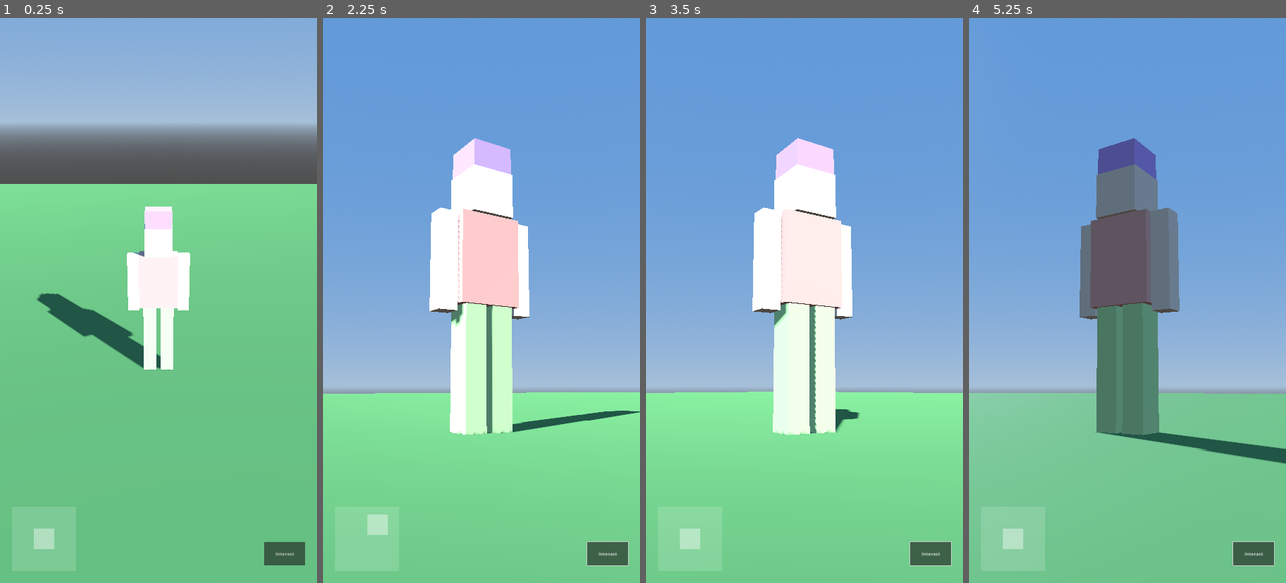
Above: before the commit, frames 1-4 (left to right).
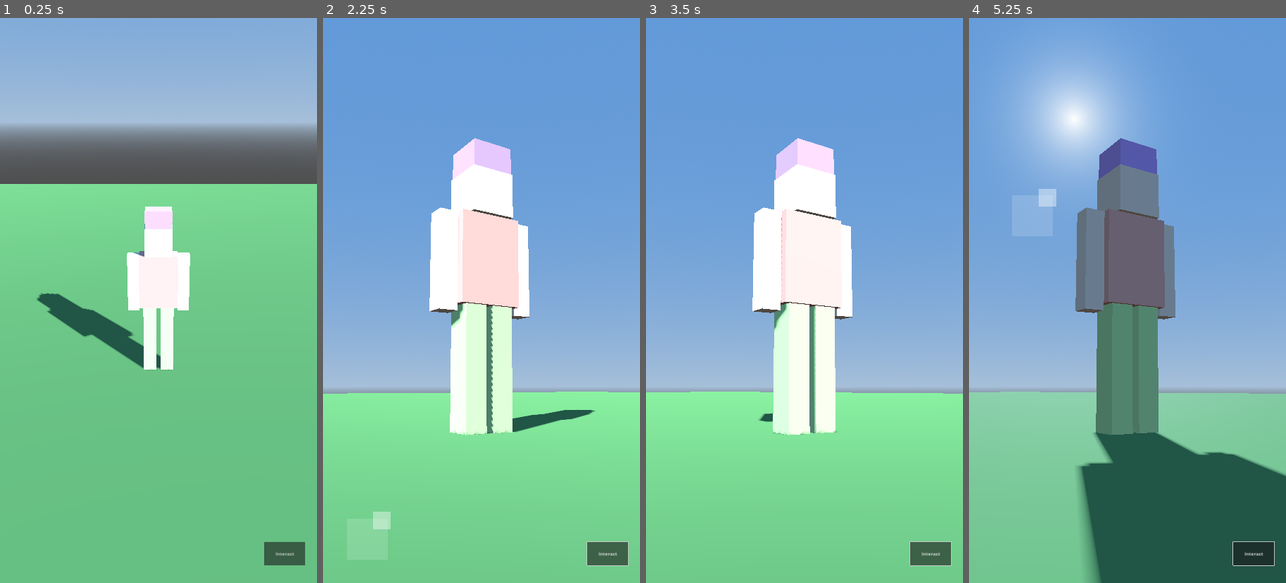
Above: after the commit, the same moments.

Repository: parpocel/Gra
Game: Godot game, scene res://scenes/World.tscn
Two runs of this game, one before a commit and one after it. Both use one fixed random seed, a clock stepped at 60 frames per second and the inputs below.
Inputs (mouse positions are in pixels of both pictures, inside the frame that each line leads up to):
- Up to frame 1 (0.25 s): no input
- Up to frame 2 (2.25 s): click "Interact" at 0.5 s; tap Enter at 1.25 s; drag from (481, 300) to (513, 176) at 1.27 s; tap Space at 2 s; drag from (367, 537) to (465, 413) at 2.02 s
- Up to frame 3 (3.5 s): move the mouse to (836, 176) at 2.77 s; hold D (move_right) from 2.78 s (still down); tap E (interact) at 2.85 s; click (836, 176) at 2.92 s
- Up to frame 4 (5.25 s): release D (move_right) at 3.5 s; drag from (1111, 413) to (1032, 215) at 3.52 s; move the mouse to (1222, 385) at 4.27 s; hold A (move_left) 4.28-5 s; tap E (interact) at 4.35 s; click (1222, 385) at 4.42 s; drag from (1032, 215) to (1079, 159) at 5.02 s

The runs differ from the first frame. In frame 1, 0.2% of the frame differs, in the area x 10-18%, y 90-94%; in frame 2, 0.9%; in frame 3, 0.7%; in frame 4, 27%, in the area x 0-100%, y 4-100%.

Commit message:
Rework touch movement into full left/right screen zones
The joystick was a small fixed 220x220 hit box in the bottom-left
corner, easy to miss on a real touchscreen. Replaced it with a
floating joystick that activates anywhere in the left half of the
screen (it appears wherever the thumb lands), while the right half
stays dedicated to camera look. Verified end-to-end with a headless
Chromium + iPhone-emulation test driving synthetic touch events
against the exported web build: player position now changes while
the left-half zone is held, and camera yaw changes independently
from the right-half zone.

Co-Authored-By: Claude Sonnet 5 <noreply@anthropic.com>
Claude-Session: https://claude.ai/code/session_01DTqVLqPwuisfZzEYdZabaj

Diff:
--- a/scripts/touch_joystick.gd
+++ b/scripts/touch_joystick.gd
@@ -1,33 +1,33 @@
 extends Control
 
-@export var knob_range: float = 60.0
+@export var knob_range: float = 80.0
 
-@onready var knob: Control = $Knob
+@onready var base: Control = $Base
+@onready var knob: Control = $Base/Knob
 
 var _touch_index: int = -1
-
-
-func _ready() -> void:
-	knob.position = size / 2.0 - knob.size / 2.0
+var _center: Vector2 = Vector2.ZERO
 
 
 func _gui_input(event: InputEvent) -> void:
 	if event is InputEventScreenTouch:
 		if event.pressed and _touch_index == -1:
 			_touch_index = event.index
-			_update_knob(event.position)
+			_center = event.position
+			base.position = _center - base.size / 2.0
+			knob.position = base.size / 2.0 - knob.size / 2.0
+			base.visible = true
 		elif not event.pressed and event.index == _touch_index:
 			_touch_index = -1
-			knob.position = size / 2.0 - knob.size / 2.0
+			base.visible = false
 			MobileInput.set_move_vector(Vector2.ZERO)
 	elif event is InputEventScreenDrag and event.index == _touch_index:
 		_update_knob(event.position)
 
 
-func _update_knob(local_pos: Vector2) -> void:
-	var center: Vector2 = size / 2.0
-	var offset: Vector2 = local_pos - center
+func _update_knob(touch_pos: Vector2) -> void:
+	var offset: Vector2 = touch_pos - _center
 	if offset.length() > knob_range:
 		offset = offset.normalized() * knob_range
-	knob.position = center + offset - knob.size / 2.0
+	knob.position = base.size / 2.0 + offset - knob.size / 2.0
 	MobileInput.set_move_vector(offset / knob_range)
--- a/ui/TouchControls.tscn
+++ b/ui/TouchControls.tscn
@@ -6,33 +6,31 @@
 
 [node name="TouchControls" type="CanvasLayer"]
 
+[node name="MoveZone" type="Control" parent="."]
+anchor_right = 0.5
+anchor_bottom = 1.0
+script = ExtResource("1")
+
+[node name="Base" type="ColorRect" parent="MoveZone"]
+visible = false
+offset_right = 140.0
+offset_bottom = 140.0
+mouse_filter = 2
+color = Color(1, 1, 1, 0.15)
+
+[node name="Knob" type="ColorRect" parent="MoveZone/Base"]
+offset_left = 40.0
+offset_top = 40.0
+offset_right = 100.0
+offset_bottom = 100.0
+mouse_filter = 2
+color = Color(1, 1, 1, 0.4)
+
 [node name="LookZone" type="Control" parent="."]
+anchor_left = 0.5
 anchor_right = 1.0
 anchor_bottom = 1.0
 script = ExtResource("2")
-
-[node name="Joystick" type="Control" parent="."]
-anchor_top = 1.0
-anchor_bottom = 1.0
-offset_left = 40.0
-offset_top = -260.0
-offset_right = 260.0
-offset_bottom = -40.0
-script = ExtResource("1")
-
-[node name="Base" type="ColorRect" parent="Joystick"]
-anchor_right = 1.0
-anchor_bottom = 1.0
-mouse_filter = 2
-color = Color(1, 1, 1, 0.15)
-
-[node name="Knob" type="ColorRect" parent="Joystick"]
-offset_left = 75.0
-offset_top = 75.0
-offset_right = 145.0
-offset_bottom = 145.0
-mouse_filter = 2
-color = Color(1, 1, 1, 0.4)
 
 [node name="InteractButton" type="Button" parent="."]
 anchor_left = 1.0
